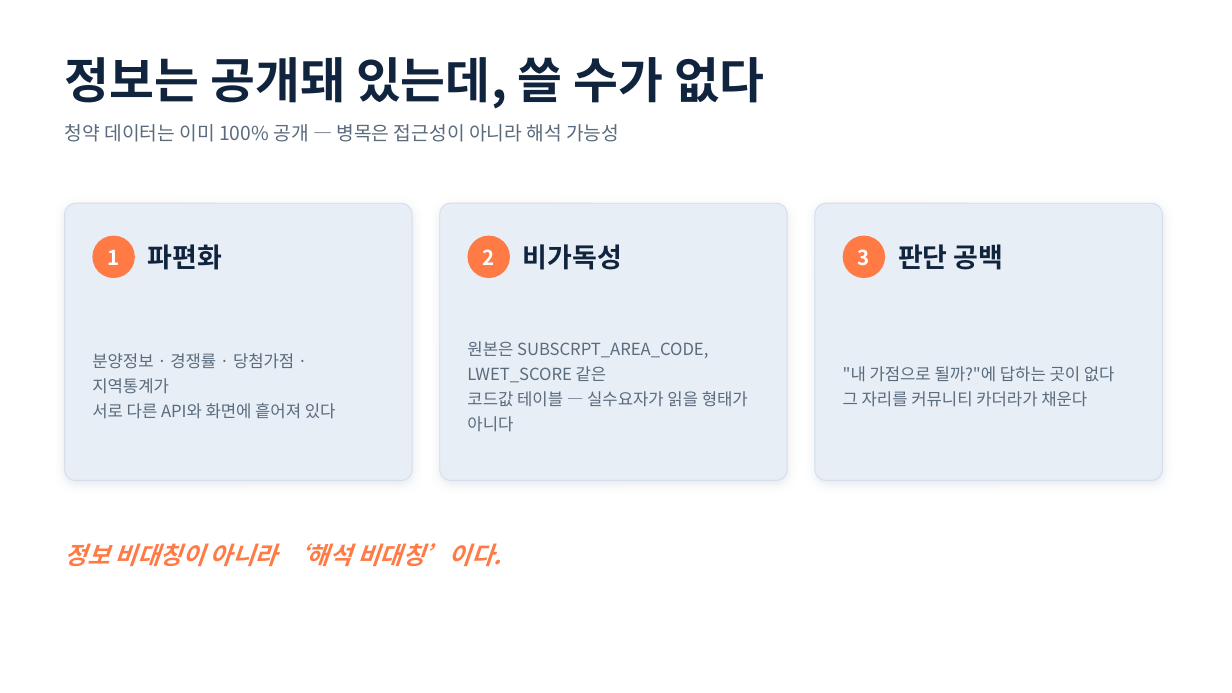
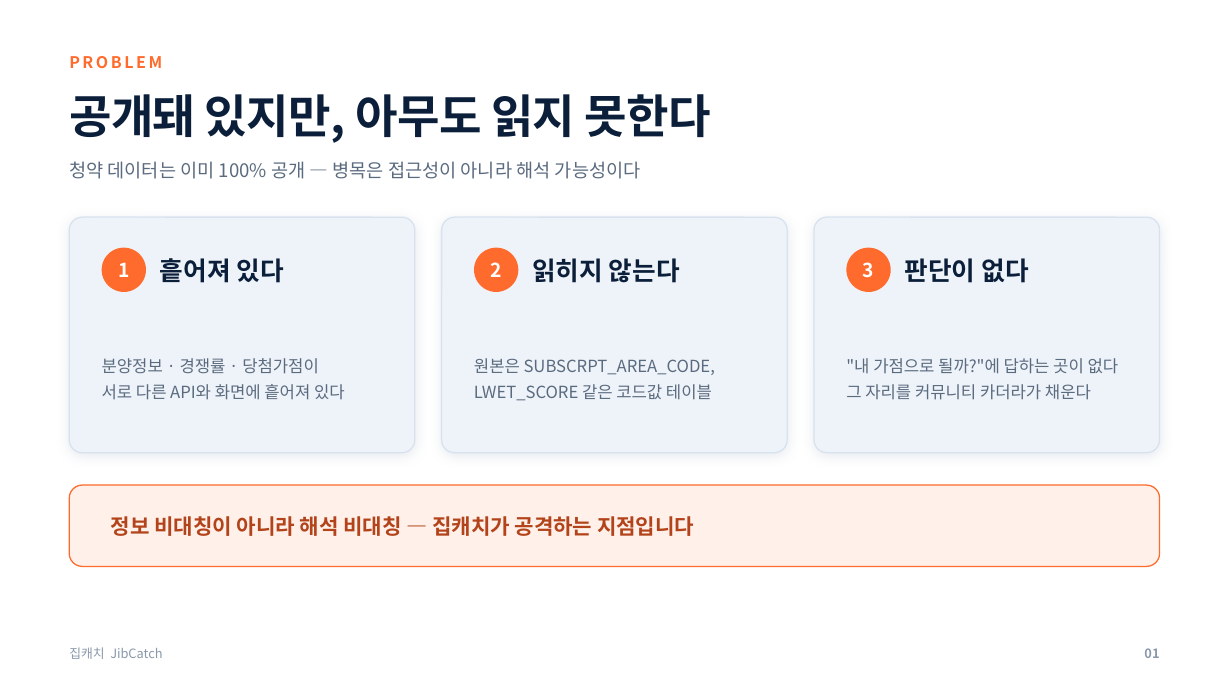
Before and after one commit to yubinxe/ch_insight, a slide deck: slide 2 of docs/presentation/집캐치_발표자료.pptx. Drawn at 1232x693 pixels with LibreOffice and Linux fonts; fonts in the diff are those of the drawing. Boxes give left, top, right and bottom in pixels: in the first picture for what was removed or moved away, otherwise in the second. Text is boxed around its words. In the diff, an @@ line names an element or a change of style, - is before the commit and + after.

```diff
--- a/docs/presentation/집캐치_발표자료.pptx
+++ b/docs/presentation/집캐치_발표자료.pptx
@@ text at bbox=[69, 56, 162, 68]: text changed; size 38 to 12.5 pt; text colour #10243E to #FF6B2C @@
-정보는 공개돼 있는데, 쓸 수가 없다
+PROBLEM
@@ text added at bbox=[69, 94, 711, 143], 36 pt, text #0B1F3A, bold @@
+공개돼 있지만, 아무도 읽지 못한다
@@ text at bbox=[69, 161, 641, 179]: text changed; size 15 to 14.5 pt; text colour #5A6B7D to #5B6B7F @@
-청약 데이터는 이미 100% 공개 — 병목은 접근성이 아니라 해석 가능성
+청약 데이터는 이미 100% 공개 — 병목은 접근성이 아니라 해석 가능성이다
@@ fill #E8EEF6 to #EEF3F9; outline #D4DEEA 0.75 pt to #D8E2EE 1 pt; shadow changed; proportions changed in 3 elements at bbox=[442, 217, 787, 453], bbox=[814, 217, 1160, 453], bbox=[69, 217, 415, 453] @@
@@ rounded rectangle: place and size @@
-rounded rectangle at bbox=[65, 203, 412, 481]
+rounded rectangle at bbox=[69, 217, 415, 453]
@@ rounded rectangle: place and size @@
-rounded rectangle at bbox=[440, 203, 787, 481]
+rounded rectangle at bbox=[442, 217, 787, 453]
@@ rounded rectangle: place and size @@
-rounded rectangle at bbox=[815, 203, 1163, 481]
+rounded rectangle at bbox=[814, 217, 1160, 453]
@@ size 16 to 15 pt in 3 elements at bbox=[863, 262, 874, 278], bbox=[491, 262, 502, 277], bbox=[118, 262, 129, 277] @@
@@ text "1": place and size @@
-text "1" at bbox=[108, 250, 120, 265]
+text "1" at bbox=[118, 262, 129, 277]
@@ ellipse: place and size @@
-ellipse at bbox=[92, 236, 135, 278]
+ellipse at bbox=[102, 248, 146, 292]
@@ fill #FF7A45 to #FF6B2C in 3 elements at bbox=[847, 248, 891, 292], bbox=[474, 248, 518, 292], bbox=[102, 248, 146, 292] @@
@@ text removed at bbox=[148, 244, 222, 270] @@
-파편화
@@ text added at bbox=[160, 258, 284, 283], 20 pt, text #0B1F3A, bold @@
+흩어져 있다
@@ 2 texts, 2 ellipses: place and size @@
-2 texts, 2 ellipses at bbox=[468, 236, 885, 278]
+2 texts, 2 ellipses at bbox=[474, 248, 891, 292]
@@ text removed at bbox=[523, 244, 622, 270] @@
-비가독성
@@ text added at bbox=[532, 258, 680, 283], 20 pt, text #0B1F3A, bold @@
+읽히지 않는다
@@ text at bbox=[905, 258, 1028, 283]: text changed; size 21 to 20 pt; text colour #10243E to #0B1F3A @@
-판단 공백
+판단이 없다
@@ text "분양정보 · 경쟁률 · 당첨가점이": place and size @@
-text "분양정보 · 경쟁률 · 당첨가점이" at bbox=[92, 353, 336, 419]
+text "분양정보 · 경쟁률 · 당첨가점이" at bbox=[102, 358, 345, 400]
@@ text ""내 가점으로 될까?"에 답하는 곳이 ...": place and size @@
-text ""내 가점으로 될까?"에 답하는 곳이 ..." at bbox=[843, 366, 1115, 407]
+text ""내 가점으로 될까?"에 답하는 곳이 ..." at bbox=[846, 358, 1119, 400]
@@ text ""내 가점으로 될까?"에 답하는 곳이 ..." at bbox=[846, 358, 1119, 400]: text colour #5A6B7D to #5B6B7F; line spacing 1.25 to 1.3 @@
@@ text at bbox=[102, 358, 319, 374]: text changed; text colour #5A6B7D to #5B6B7F @@
-분양정보 · 경쟁률 · 당첨가점 · 지역통계가
+분양정보 · 경쟁률 · 당첨가점이
@@ text at bbox=[474, 358, 715, 401]: text changed; text colour #5A6B7D to #5B6B7F @@
-원본은 SUBSCRPT_AREA_CODE, LWET_SCORE 같은
-코드값 테이블 — 실수요자가 읽을 형태가 아니다
+원본은 SUBSCRPT_AREA_CODE,
+LWET_SCORE 같은 코드값 테이블
@@ text at bbox=[102, 384, 345, 400]: text colour #5A6B7D to #5B6B7F in "서로 다른 API와 화면에 흩어져 있다"; line spacing 1.25 to 1.3 @@
@@ rounded rectangle added at bbox=[69, 485, 1160, 567], fill #FFF1E9, outline #FF6B2C 1 pt @@
@@ text at bbox=[111, 516, 694, 536]: text changed; size 19 to 16.5 pt; text colour #FF7A45 to #B3431A; italic off @@
-정보 비대칭이 아니라 ‘해석 비대칭’이다.
+정보 비대칭이 아니라 해석 비대칭 — 집캐치가 공격하는 지점입니다
@@ text added at bbox=[69, 647, 162, 659], 10 pt, text #8A99AB @@
+집캐치 JibCatch
@@ text added at bbox=[1144, 648, 1159, 658], 10 pt, text #8A99AB, bold @@
+01
```
Also in this commit, not shown: 13 other slides changed, 4 slides added, 3 other files.
